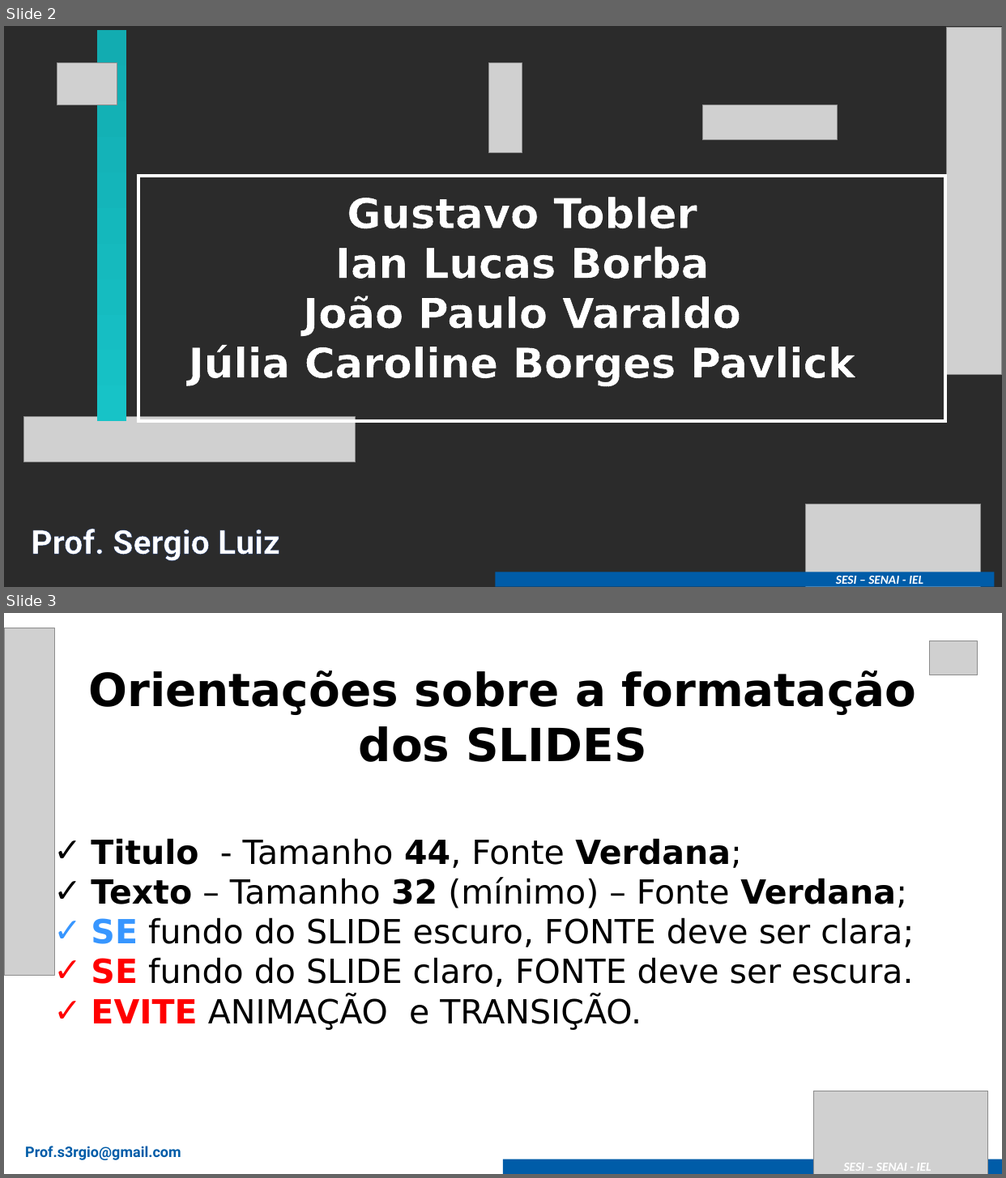
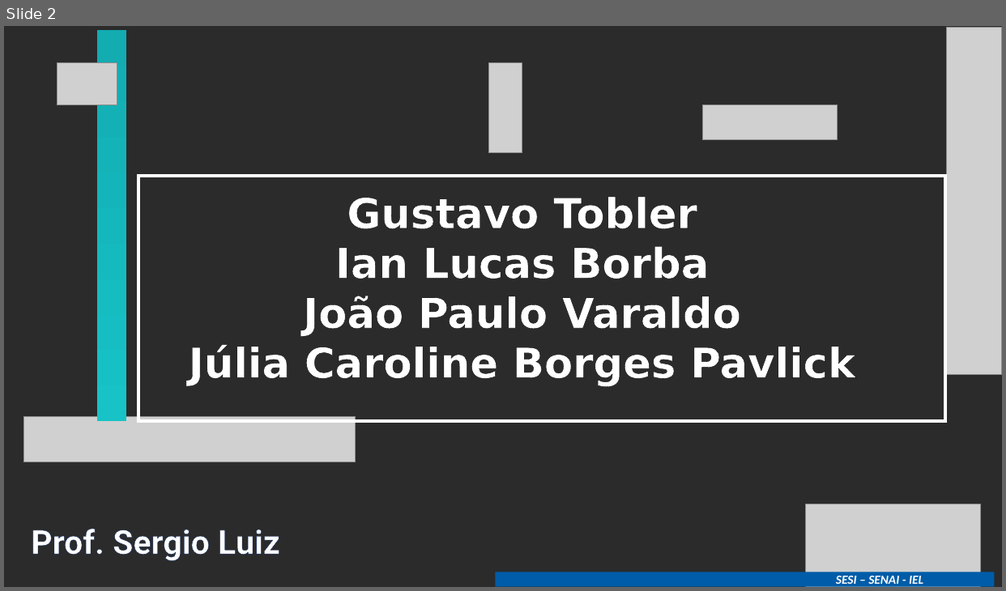
Before and after one commit to gustavotobler/SA_PADARIAALEMAO, a slide deck: 2025_Modelo Apresentação Senai - SA.pptx. Shown one above the other, each under a label of ours: slides 2 and 3 before the commit, slide 2 after it. The pictures are 1006x1178 and 1006x591 pixels, drawn with LibreOffice and Linux fonts; fonts in the diff are those of the drawing; grey boxes stand for pictures; background and template pictures are left out; a plain dark background stands for a picture behind light text. Boxes give left, top, right and bottom in pixels: in the first picture for what was removed or moved away, otherwise in the second. Text is boxed around its words. In the diff, an @@ line names an element or a change of style, - is before the commit and + after.

```diff
--- a/2025_Modelo Apresentação Senai - SA.pptx
+++ b/2025_Modelo Apresentação Senai - SA.pptx
@@ slide 3 removed at [4,613,1002,1174], background #FFFFFF @@
@@ picture removed at [4,628,54,976] @@
@@ picture removed at [929,641,978,675] @@
@@ text removed at [88,671,916,762] @@
-Orientações sobre a formatação dos SLIDES
@@ text removed at [91,838,914,1030] @@
-✓ Titulo - Tamanho 44, Fonte Verdana;
-✓ Texto – Tamanho 32 (mínimo) – Fonte Verdana;
-✓ SE fundo do SLIDE escuro, FONTE deve ser clara;
-✓ SE fundo do SLIDE claro, FONTE deve ser escura.
-✓ EVITE ANIMAÇÃO e TRANSIÇÃO.
@@ picture removed at [813,1091,987,1174] @@
@@ text removed at [25,1146,181,1161] @@
-Prof.s3rgio@gmail.com
@@ rectangle removed at [503,1160,1002,1174] @@
@@ text removed at [844,1163,931,1171] @@
-SESI – SENAI - IEL
```
Also in this commit, not shown: 4 slides changed, 1 other slide removed.
